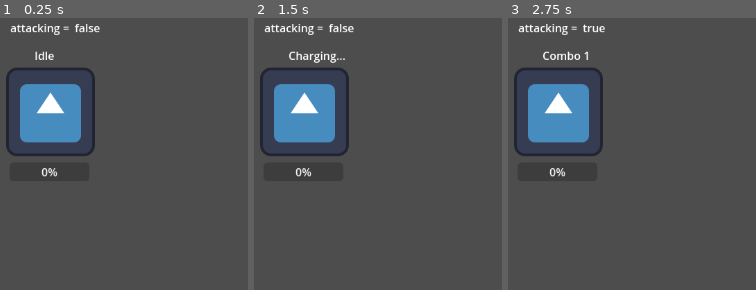
Above: before the commit, frames 1-3 (left to right).
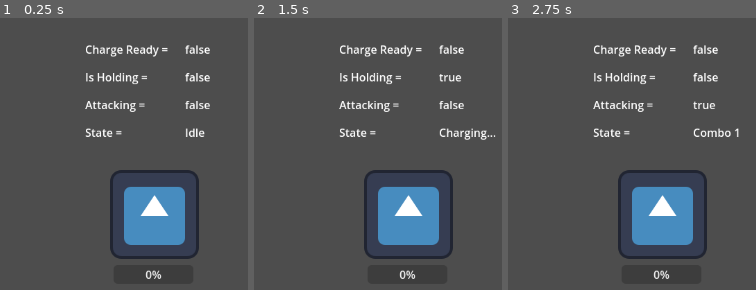
Above: after the commit, the same moments.

Repository: madsonmms/combo-and-charge
Game: Godot game, scene res://player.tscn
Two runs of this game, one before a commit and one after it. Both use one fixed random seed, a clock stepped at 60 frames per second and the inputs below. The engine's default icon, where the game draws it, is replaced by a stand-in: a white triangle on a blue panel in a dark square.
Inputs:
- Up to frame 1 (0.25 s): no input
- Up to frame 2 (1.5 s): tap Enter at 0.5 s; tap Space at 1.25 s; hold Down (ui_down) from 1.28 s (still down)
- Up to frame 3 (2.75 s): tap Enter at 2 s; release Down (ui_down) at 2.03 s

The runs differ from the first frame. In frame 1, 17% of the frame differs, in the area x 2-85%, y 2-96%; in frame 2, 17%, in the area x 2-98%, y 2-96%; in frame 3, 17%.

Commit message:
Added more labels to states monitoring

Diff:
--- a/attack_component.gd
+++ b/attack_component.gd
@@ -7,6 +7,7 @@
 @export var combo_timer : Timer
 @export var charge_timer : Timer
 @export var hold_timer: Timer
+@export var progress_bar : ProgressBar
 @export var has_combo : bool
 @export var circular_combo: bool
 @export var combo_steps : int # Se circular_combo = true, esse valor será = 2
@@ -68,7 +69,6 @@
 
 func start_charge_attack() -> void:
 	hold_timer.stop()
-	print_debug("Charge release!")
 	is_holding = false
 	charge_ready = false
 
@@ -76,7 +76,6 @@
 	hold_timer.stop()
 	is_holding = false
 	charge_ready = false
-	print_debug("Charge canceled")
 
 #Inicializa o ataque e o timer
 func start_attack() -> void:
@@ -136,4 +135,3 @@
 func _on_hold_timeout():
 	if is_holding:
 		charge_ready = true
-		print_debug("Charge ready!")
--- a/player.gd
+++ b/player.gd
@@ -1,11 +1,18 @@
 extends Node2D
 
 @onready var atkComponent : AttackComponent = $AttackComponent
-@onready var label : Label = $Label
-@onready var label2 : Label = $Label2
+@onready var status : Label = $Status
+@onready var attacking : Label = $Attacking
+@onready var holding : Label = $Holding
+@onready var charging : Label = $"ChargeReady"
+@onready var progress_bar : ProgressBar = $ProgressBar
 
 func _ready() -> void:
 	atkComponent.Combo_Finished.connect(_on_attack_finished)
+
+	if progress_bar:
+		progress_bar.min_value = 0
+		progress_bar.max_value = atkComponent.hold_timer.wait_time
 
 func _unhandled_input(event: InputEvent) -> void:
 	if event.is_action_pressed("ui_down"):
@@ -14,24 +21,45 @@
 	if event.is_action_released("ui_down"):
 		atkComponent.attack_handler()
 
+
 func _process(_delta: float) -> void:
 
+	var holding_timer = atkComponent.hold_timer
+
+	var hold_time = holding_timer.wait_time
+	var hold_left = holding_timer.time_left
+
+	if progress_bar:
+		progress_bar.value = hold_left - hold_time
+	elif progress_bar and holding_timer.is_stopped():
+		progress_bar.value = 0
+
+	if atkComponent.is_holding == true:
+		holding.text = "true"
+	else:
+		holding.text = "false"
+
+	if atkComponent.charge_ready == true:
+		charging.text = "true"
+	else:
+		charging.text = "false"
+
 	if atkComponent.attacking == true:
-		label2.text = "true"
+		attacking.text = "true"
 
 		if atkComponent.current_combo_step != 0:
-			label.text = "Combo " + str(atkComponent.current_combo_step)
+			status.text = "Combo " + str(atkComponent.current_combo_step)
 		else:
-			label.text = "Idle"
+			status.text = "Idle"
 
 	elif atkComponent.is_holding:
 		if atkComponent.charge_ready:
-			label.text = "Charge PRONTO!"
+			status.text = "Charge PRONTO!"
 		else:
-			label.text = "Charging..."
+			status.text = "Charging..."
 	else:
-		label.text = "Idle"
-		label2.text = "false"
+		status.text = "Idle"
+		attacking.text = "false"
 
 func _on_attack_finished():
-	label2.text = "false"
+	attacking.text = "false"
--- a/player.tscn
+++ b/player.tscn
@@ -8,14 +8,15 @@
 script = ExtResource("1_i3pqv")
 
 [node name="Sprite2D" type="Sprite2D" parent="."]
-position = Vector2(142, 150)
+position = Vector2(292, 298)
 texture = ExtResource("1_4flbx")
 
-[node name="AttackComponent" type="Node" parent="." node_paths=PackedStringArray("combo_timer", "charge_timer", "hold_timer")]
+[node name="AttackComponent" type="Node" parent="." node_paths=PackedStringArray("combo_timer", "charge_timer", "hold_timer", "progress_bar")]
 script = ExtResource("2_onrkg")
 combo_timer = NodePath("ComboTimer")
 charge_timer = NodePath("ChargeTimer")
 hold_timer = NodePath("HoldTimer")
+progress_bar = NodePath("../ProgressBar")
 has_combo = true
 circular_combo = true
 combo_steps = 3
@@ -30,28 +31,64 @@
 wait_time = 3.0
 one_shot = true
 
-[node name="Label" type="Label" parent="."]
-offset_left = 119.0
-offset_top = 57.0
-offset_right = 159.0
-offset_bottom = 80.0
+[node name="StatusLabel" type="Label" parent="."]
+offset_left = 192.0
+offset_top = 168.0
+offset_right = 250.0
+offset_bottom = 191.0
+text = "State = "
 
-[node name="Label2" type="Label" parent="."]
-offset_left = 177.0
-offset_top = 17.0
-offset_right = 217.0
-offset_bottom = 40.0
+[node name="Status" type="Label" parent="."]
+offset_left = 336.0
+offset_top = 168.0
+offset_right = 376.0
+offset_bottom = 191.0
+text = "Idle"
+
+[node name="HoldingLabel" type="Label" parent="."]
+offset_left = 192.0
+offset_top = 88.0
+offset_right = 287.0
+offset_bottom = 111.0
+text = "Is Holding = "
+
+[node name="Holding" type="Label" parent="."]
+offset_left = 336.0
+offset_top = 88.0
+offset_right = 376.0
+offset_bottom = 111.0
+text = "false"
+
+[node name="AttackingLabel" type="Label" parent="."]
+offset_left = 192.0
+offset_top = 128.0
+offset_right = 279.0
+offset_bottom = 151.0
+text = "Attacking ="
+
+[node name="Attacking" type="Label" parent="."]
+offset_left = 336.0
+offset_top = 128.0
+offset_right = 376.0
+offset_bottom = 151.0
+text = "false"
+
+[node name="ChargeReadyLabel" type="Label" parent="."]
+offset_left = 192.0
+offset_top = 48.0
+offset_right = 316.0
+offset_bottom = 71.0
+text = "Charge Ready = "
+
+[node name="ChargeReady" type="Label" parent="."]
+offset_left = 336.0
+offset_top = 48.0
+offset_right = 376.0
+offset_bottom = 71.0
 text = "false"
 
 [node name="ProgressBar" type="ProgressBar" parent="."]
-offset_left = 83.0
-offset_top = 223.0
-offset_right = 198.0
-offset_bottom = 250.0
-
-[node name="Label3" type="Label" parent="."]
-offset_left = 84.0
-offset_top = 17.0
-offset_right = 170.0
-offset_bottom = 40.0
-text = "attacking ="
+offset_left = 233.0
+offset_top = 371.0
+offset_right = 348.0
+offset_bottom = 398.0
